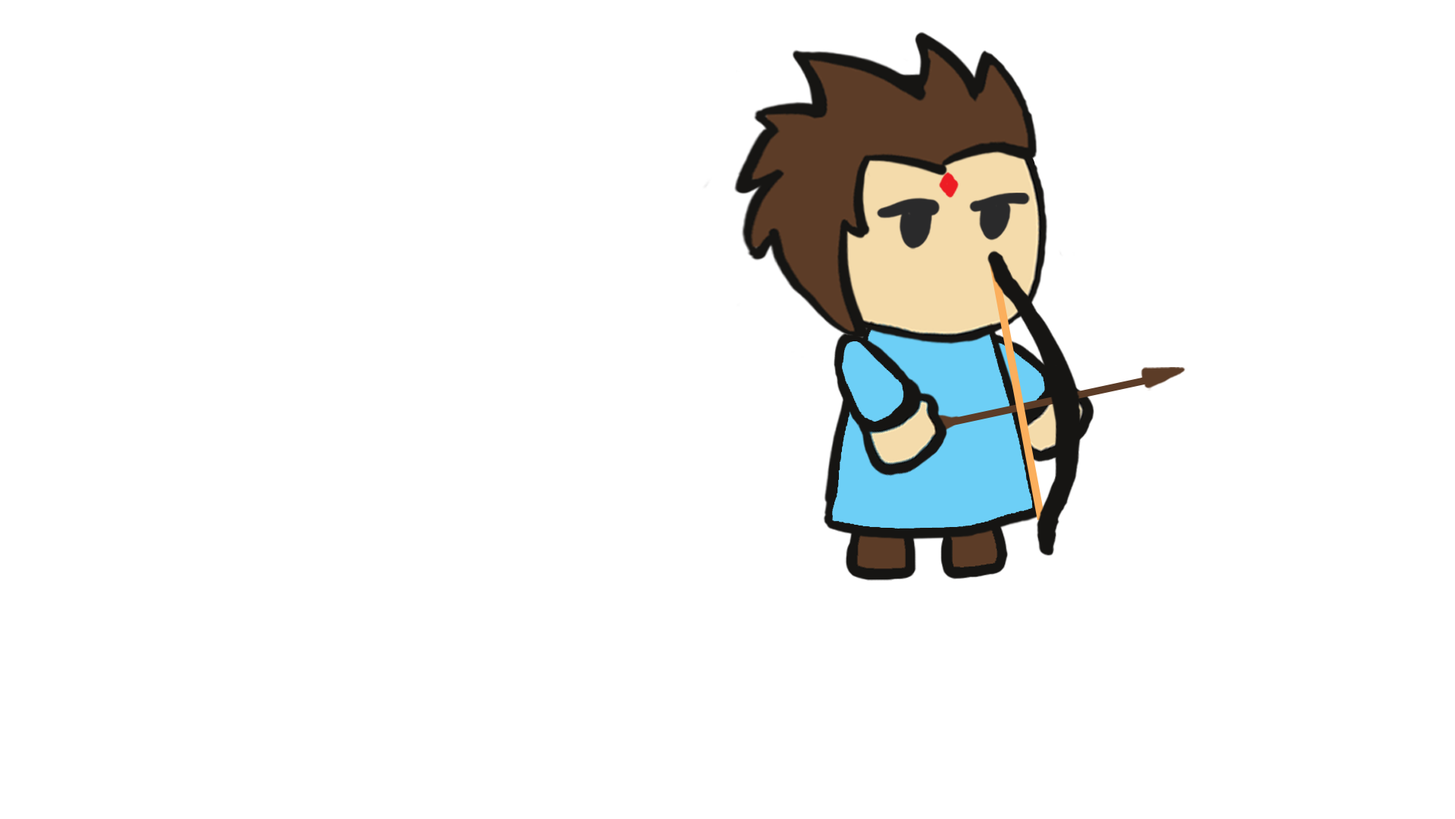
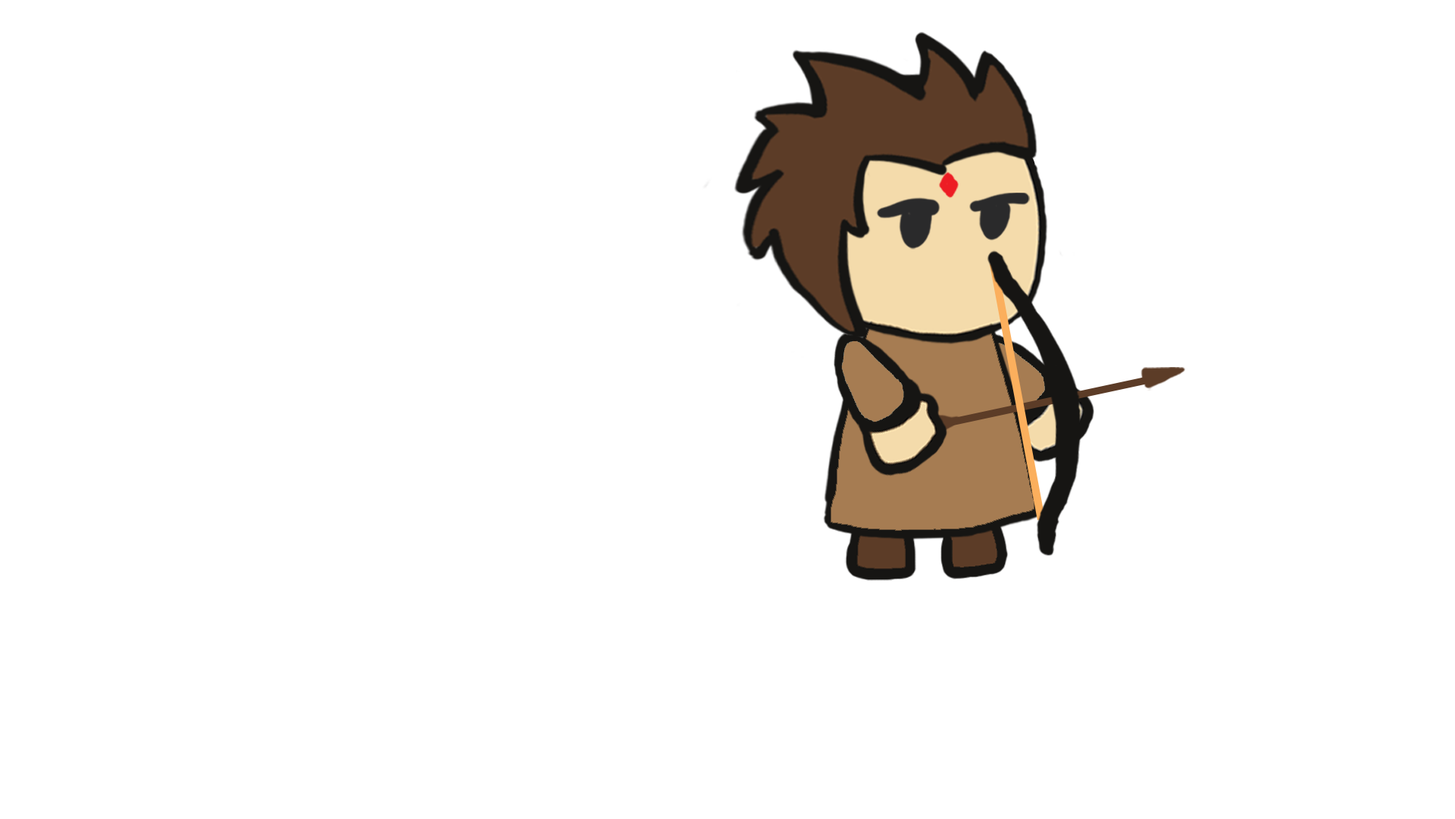
Revision of a layered 1455 × 819 image; what changed, layer by layer:
painted on "armleft" over [841, 340, 905, 423]
painted on "body" (2nd of 2) over [830, 320, 1035, 531]
painted on "armright" over [970, 341, 1046, 411]
